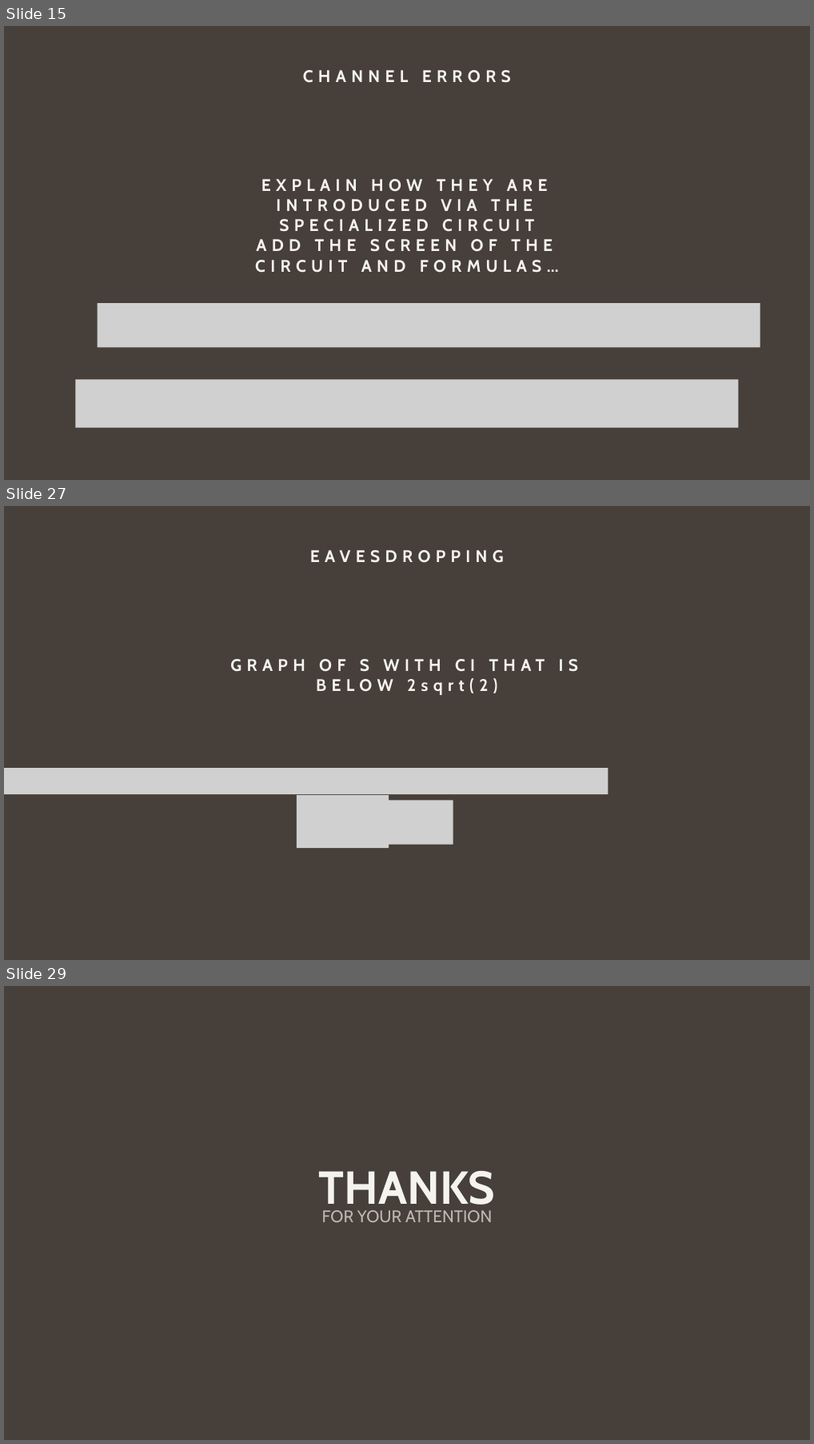
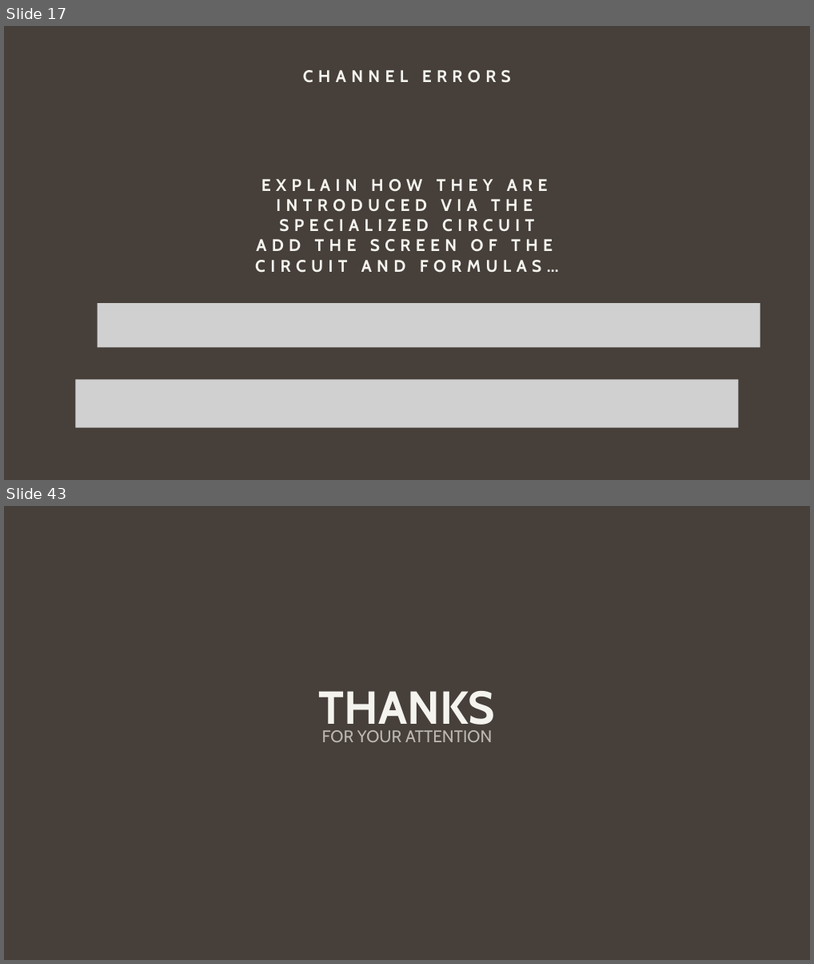
Before and after one commit to giovanniligato/E91-Protocol, a slide deck: Slides/E91 Protocol.pptx. Shown one above the other, each under a label of ours: slides 15, 27 and 29 before the commit, slides 17 and 43 after it; the slides between them are not shown. The pictures are 814x1444 and 814x964 pixels, drawn with LibreOffice and Linux fonts; fonts in the diff are those of the drawing; grey boxes stand for pictures. Boxes give left, top, right and bottom in pixels: in the first picture for what was removed or moved away, otherwise in the second. Text is boxed around its words. In the diff, an @@ line names an element or a change of style, - is before the commit and + after.

```diff
--- a/Slides/E91 Protocol.pptx
+++ b/Slides/E91 Protocol.pptx
@@ slide 27 removed at [4,506,810,960], background #463F3A @@
@@ text removed at [310,550,504,563] @@
-EAVESDROPPING
@@ text removed at [230,659,578,695] @@
-GRAPH OF S WITH CI THAT IS BELOW 2sqrt(2)
@@ picture removed at [4,768,609,795] @@
@@ picture removed at [297,795,390,822] @@
@@ picture removed at [361,800,454,844] @@
@@ picture removed at [297,821,390,848] @@
@@ what was slide 15 is now slide 17 @@
@@ what was slide 29 is now slide 43 @@
```
Also in this commit, not shown: 7 slides changed, 20 slides added, 5 other slides removed.
